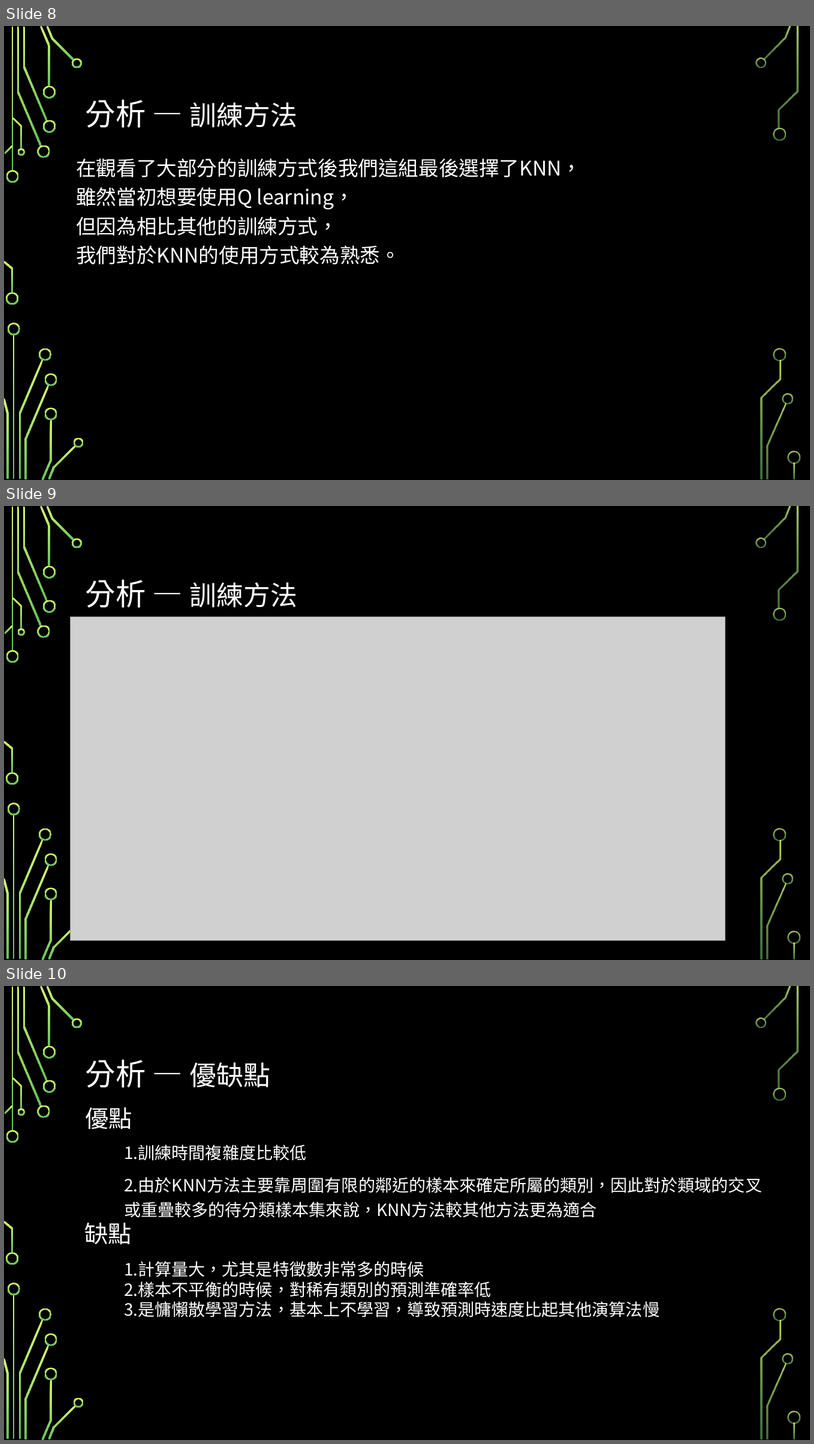
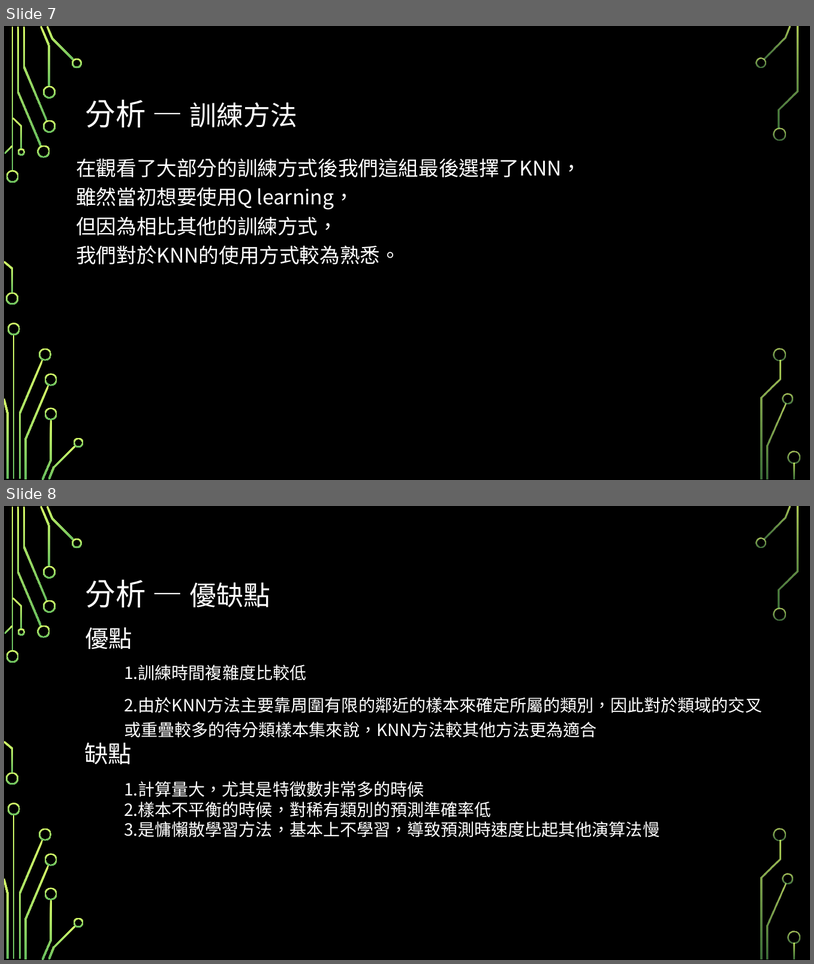
Before and after one commit to Huang-Po-Wei/Machine-learning, a slide deck: 機器學習.pptx. Shown one above the other, each under a label of ours: slides 8, 9 and 10 before the commit, slides 7 and 8 after it. The pictures are 814x1444 and 814x964 pixels, drawn with LibreOffice and Linux fonts; fonts in the diff are those of the drawing; grey boxes stand for pictures; background and template pictures are left out. Boxes give left, top, right and bottom in pixels: in the first picture for what was removed or moved away, otherwise in the second. Text is boxed around its words. In the diff, an @@ line names an element or a change of style, - is before the commit and + after.

```diff
--- a/機器學習.pptx
+++ b/機器學習.pptx
@@ slide 9 removed at (x1=4, y1=506, x2=810, y2=960), background picture (left out); not listed: 35 template elements that a slide beside it also shows @@
@@ title removed at (x1=86, y1=579, x2=297, y2=607) @@
-分析 — 訓練方法
@@ picture removed at (x1=70, y1=617, x2=726, y2=940) @@
@@ what was slide 8 is now slide 7 @@
@@ what was slide 10 is now slide 8 @@
```
Also in this commit, not shown: 3 slides added, 2 other slides removed.
